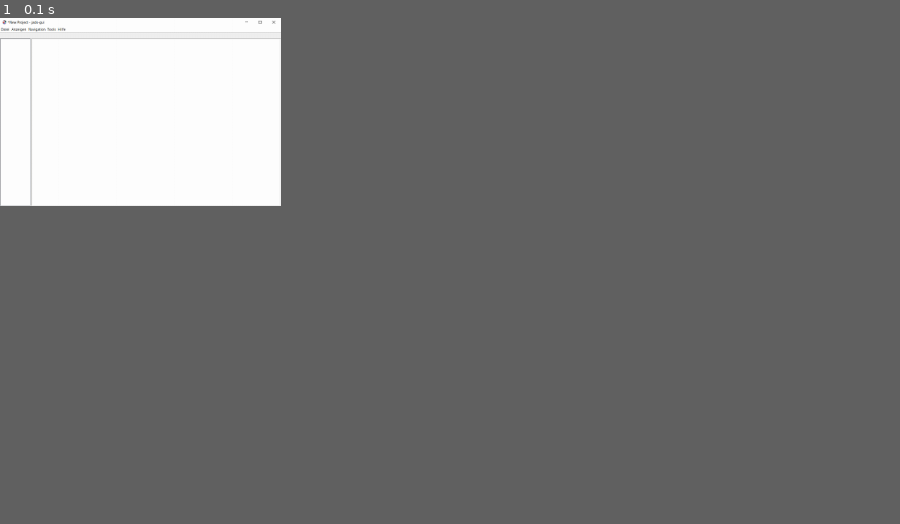
Above: before the commit, frame 1.
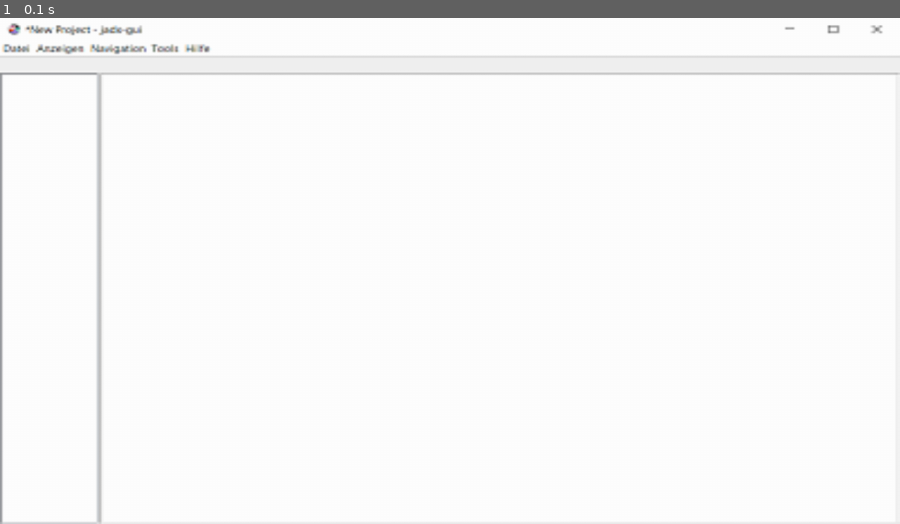
Above: after the commit, the same moment.

Repository: pdeubel/MonkeyTestingDummyApp
Game: pygame game, started from main.py
Two runs of this game, one before a commit and one after it. Both use one fixed random seed, a clock stepped at 60 frames per second and the inputs below.
Inputs:
- Up to frame 1 (0.1 s): no input
In our replay, the window is 281x188 before the commit and 900x506 after it. These sizes can differ from the game's own. Grey fills any space a smaller window leaves; there, only what the larger window draws over its background counts as a difference.

The runs differ from the first frame. In frame 1, 2.5% of the frame differs, in the area x 0-100%, y 0-100%.

Commit message:
Resize pygame

Diff:
--- a/main.py
+++ b/main.py
@@ -2,12 +2,18 @@
 import pygame
 import numpy as np
 import time
+import cv2
 
 env = Application2()
+DISPLAY_SIZE = (1280, 720)
+ENV_SIZE = (env.width, env.height)
+WIDTH_RATIO = DISPLAY_SIZE[0] / ENV_SIZE[0]
+HEIGHT_RATIO = DISPLAY_SIZE[1] / ENV_SIZE[1]
 
 pygame.init()
-display = pygame.display.set_mode((env.width, env.height))
-pygame.surfarray.blit_array(display, env.frame_buffer)
+display = pygame.display.set_mode(DISPLAY_SIZE)
+resized = cv2.resize(env.frame_buffer, dsize=(DISPLAY_SIZE[1], DISPLAY_SIZE[0]))
+pygame.surfarray.blit_array(display, resized)
 pygame.display.update()
 
 running = True
@@ -18,7 +24,7 @@
         if event.type == pygame.MOUSEBUTTONDOWN:
             # Left click
             if event.button == 1:
-                point = np.array([event.pos[0], event.pos[1]])
+                point = np.array([event.pos[0] / WIDTH_RATIO, event.pos[1] / HEIGHT_RATIO])
                 start = time.process_time()
                 observation, reward, done = env.step(point)
                 print('Frame Time: ' + str((time.process_time() - start) * 1000) + ' ms')
@@ -26,12 +32,14 @@
                 print('Done: ' + str(done))
                 if done:
                     print(env.get_progress())
-                pygame.surfarray.blit_array(display, observation)
+                resized = cv2.resize(observation, dsize=(DISPLAY_SIZE[1], DISPLAY_SIZE[0]))
+                pygame.surfarray.blit_array(display, resized)
                 pygame.display.update()
             # Right click
             elif event.button == 3:
                 observation = env.reset()
-                pygame.surfarray.blit_array(display, observation)
+                resized = cv2.resize(observation, dsize=(DISPLAY_SIZE[1], DISPLAY_SIZE[0]))
+                pygame.surfarray.blit_array(display, resized)
                 pygame.display.update()
 
 
